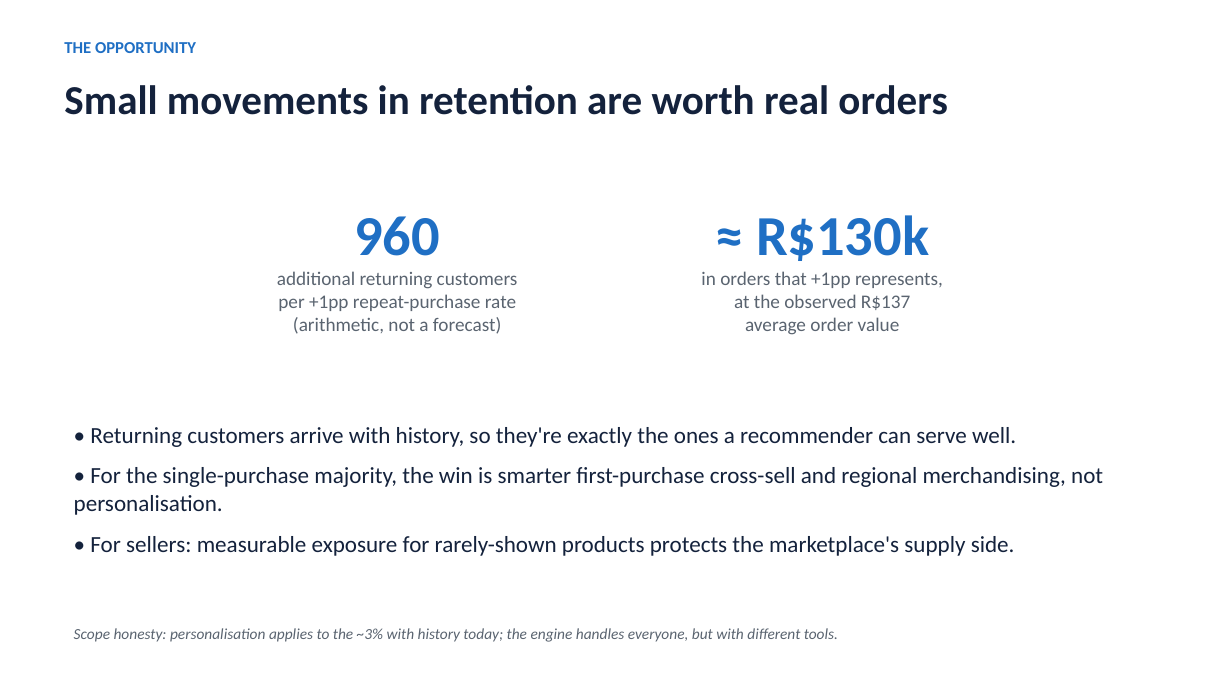
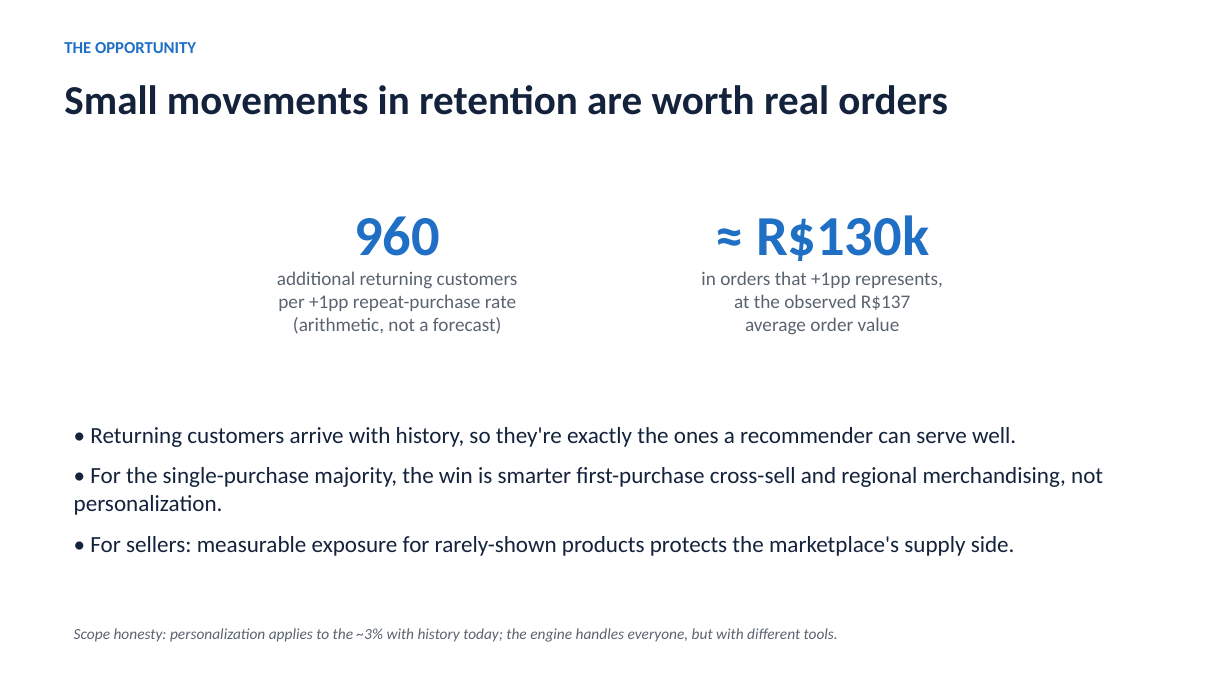
Before and after one commit to jmonzada/ecommerce-recommender-capstone, a slide deck: slide 3 of presentations/business_deck.pptx. Drawn at 1232x693 pixels with LibreOffice and Linux fonts; fonts in the diff are those of the drawing. Boxes give left, top, right and bottom in pixels: in the first picture for what was removed or moved away, otherwise in the second. Text is boxed around its words. In the diff, an @@ line names an element or a change of style, - is before the commit and + after.

```diff
--- a/presentations/business_deck.pptx
+++ b/presentations/business_deck.pptx
@@ text at [74,467,1103,515]: text changed @@
-• For the single-purchase majority, the win is smarter first-purchase cross-sell and regional merchandising, not personalisation.
+• For the single-purchase majority, the win is smarter first-purchase cross-sell and regional merchandising, not personalization.
@@ text at [74,628,838,642]: text changed @@
-Scope honesty: personalisation applies to the ~3% with history today; the engine handles everyone, but with different tools.
+Scope honesty: personalization applies to the ~3% with history today; the engine handles everyone, but with different tools.
```
Also in this commit, not shown: 4 other slides changed, 27 other files.
